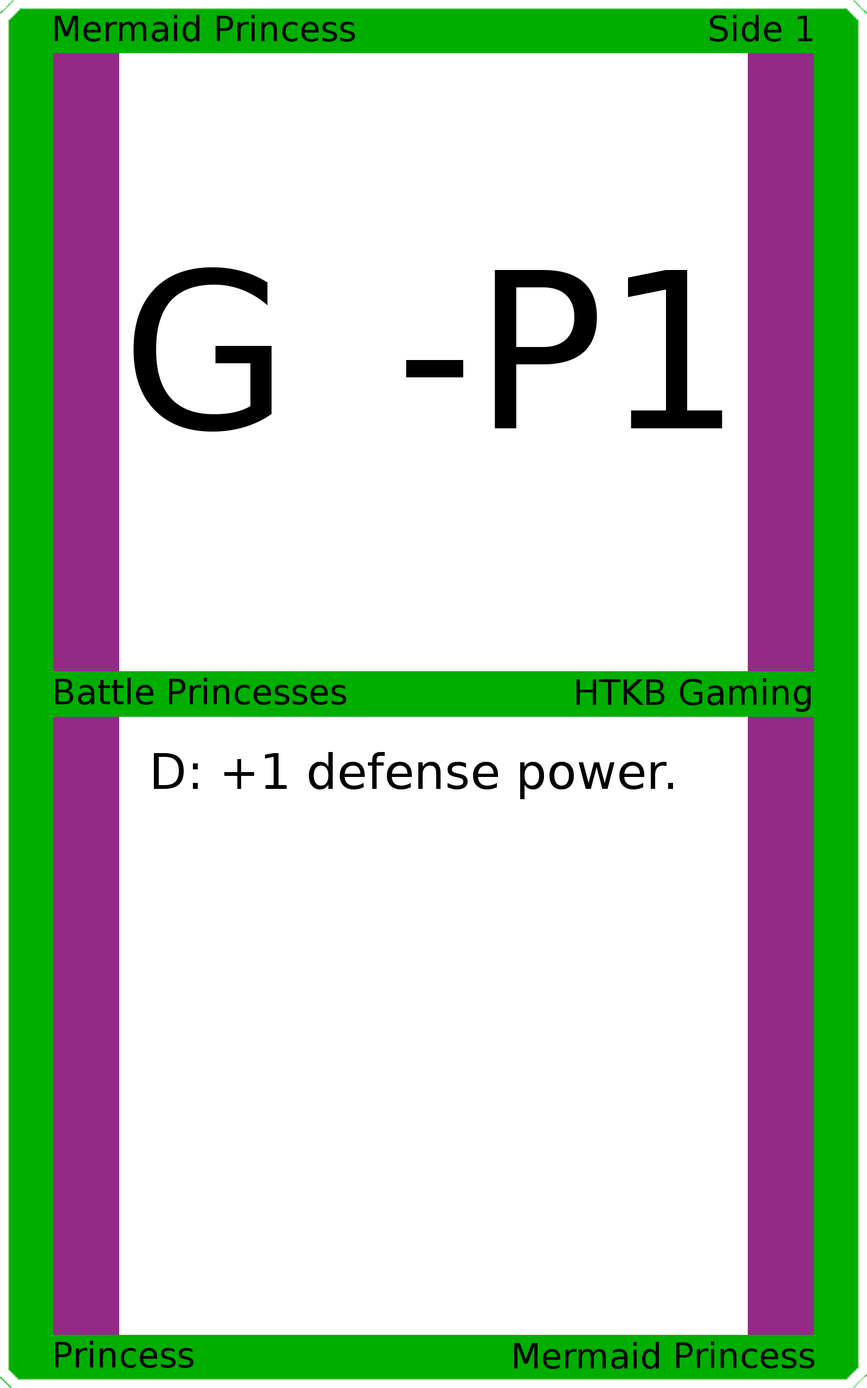
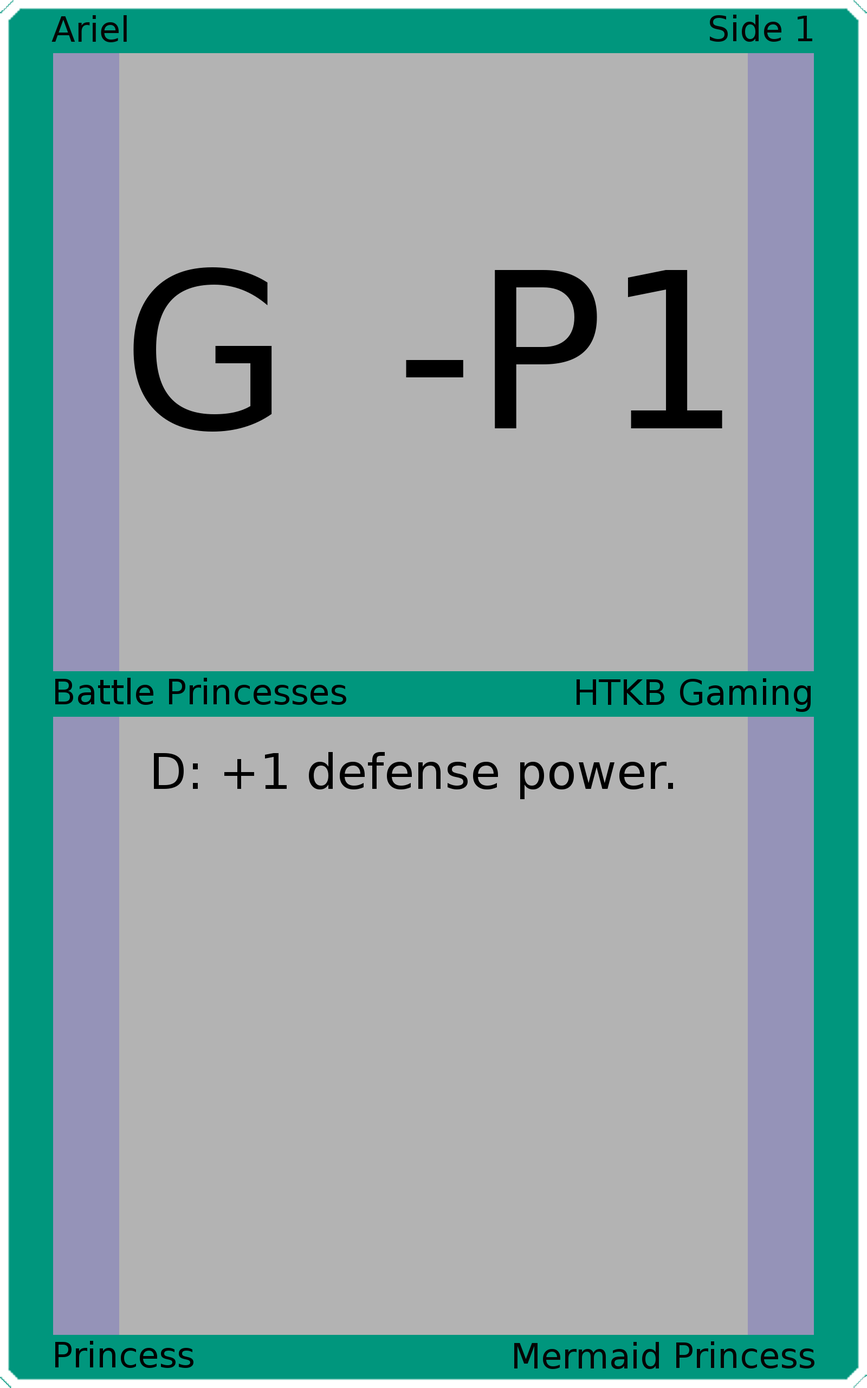
The second 867px x 1388px image is a revision of the first. Changes to its layers:
painted on "Upper Left" over [51, 14, 356, 43]
painted on "Border" over [0, 0, 867, 1388]
painted on "Top Background" over [119, 52, 748, 673]
painted on "Bottom Background" over [119, 715, 748, 1336]
painted on "Background" over [35, 35, 832, 1352]
